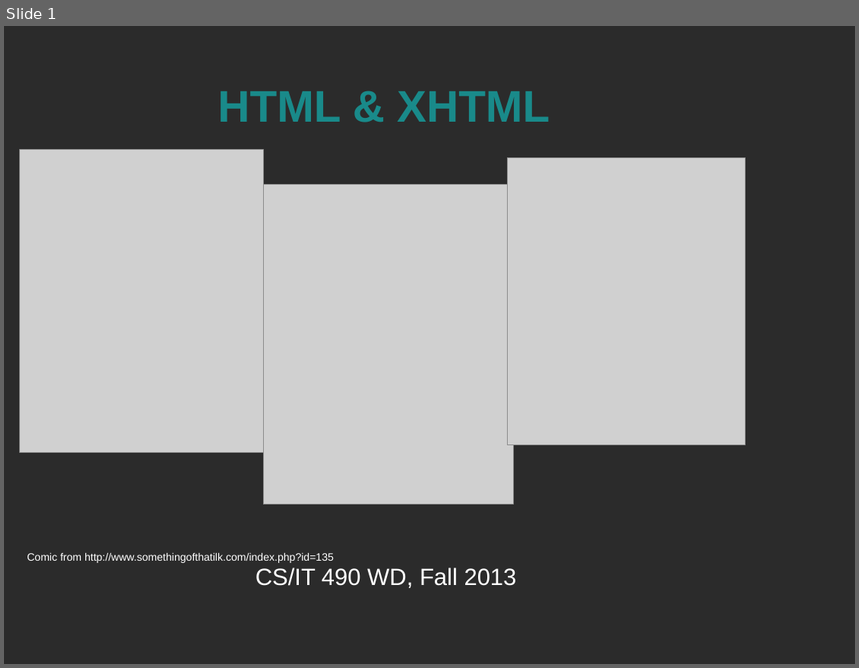
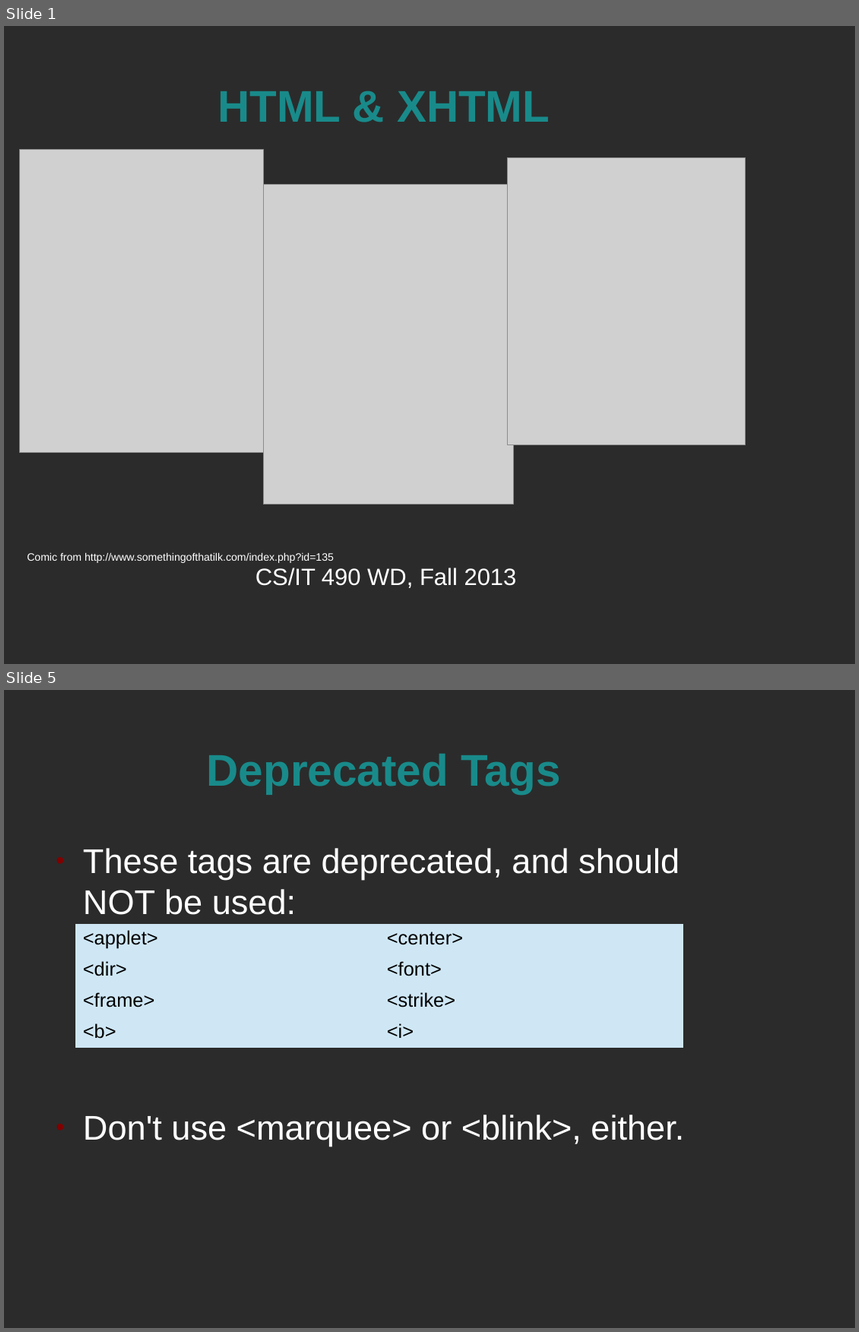
Before and after one commit to spellbindguy/Web-Development, a slide deck: Lectures/03 HTML/HTML.odp. Shown one above the other, each under a label of ours: slide 1 before the commit, slides 1 and 5 after it; the slides between them are not shown. The pictures are 859x668 and 859x1332 pixels, drawn with LibreOffice and Linux fonts; fonts in the diff are those of the drawing; grey boxes stand for pictures; background and template pictures are left out; a plain dark background stands for a picture behind light text. Boxes give left, top, right and bottom in pixels: in the first picture for what was removed or moved away, otherwise in the second. Text is boxed around its words. In the diff, an @@ line names an element or a change of style, - is before the commit and + after.

```diff
--- a/Lectures/03 HTML/HTML.odp
+++ b/Lectures/03 HTML/HTML.odp
@@ slide 5 added at bbox=[4, 690, 855, 1328], background picture (left out) @@
@@ title added at bbox=[207, 754, 561, 794], 41.4 pt, text #198A8A, bold @@
+Deprecated Tags
@@ text added at bbox=[83, 848, 684, 1147], 32 pt, text #FFFFFF @@
+● These tags are deprecated, and should NOT be used:
+● Don't use <marquee> or <blink>, either.
@@ table added at bbox=[75, 924, 683, 1042], 4 rows, 2 columns @@
+<applet> | <center>
+<dir> | <font>
+<frame> | <strike>
+<b> | <i>
```
Also in this commit, not shown: 1 slide changed, 45 other slides added, 1 slide removed.
